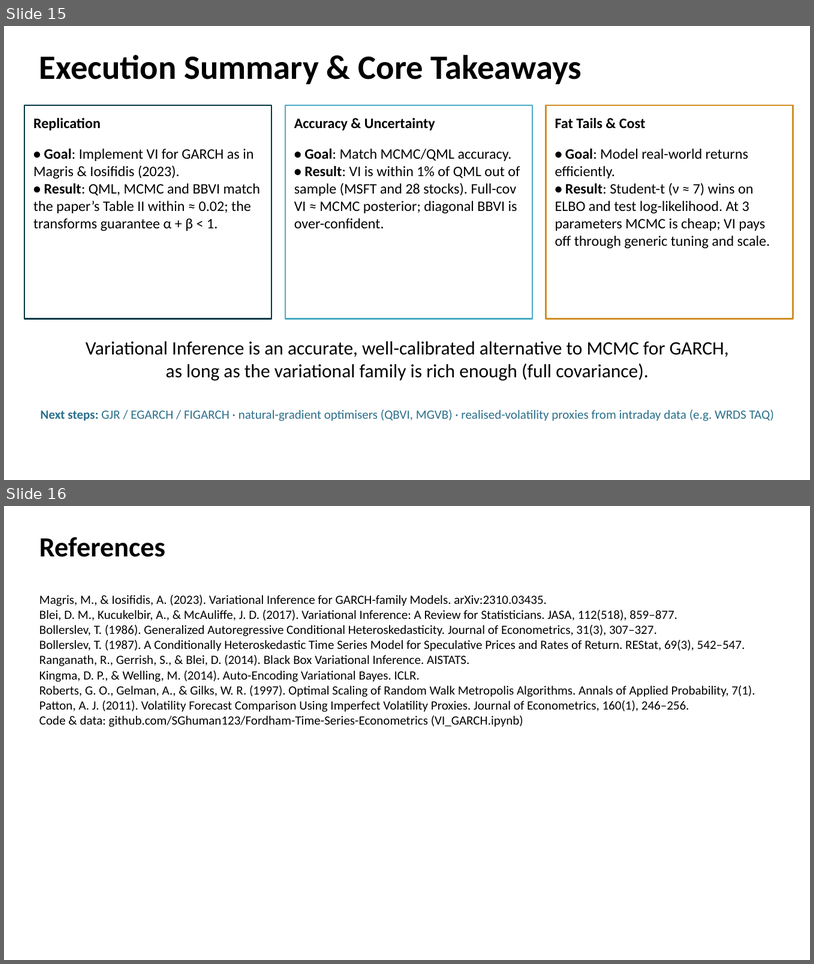
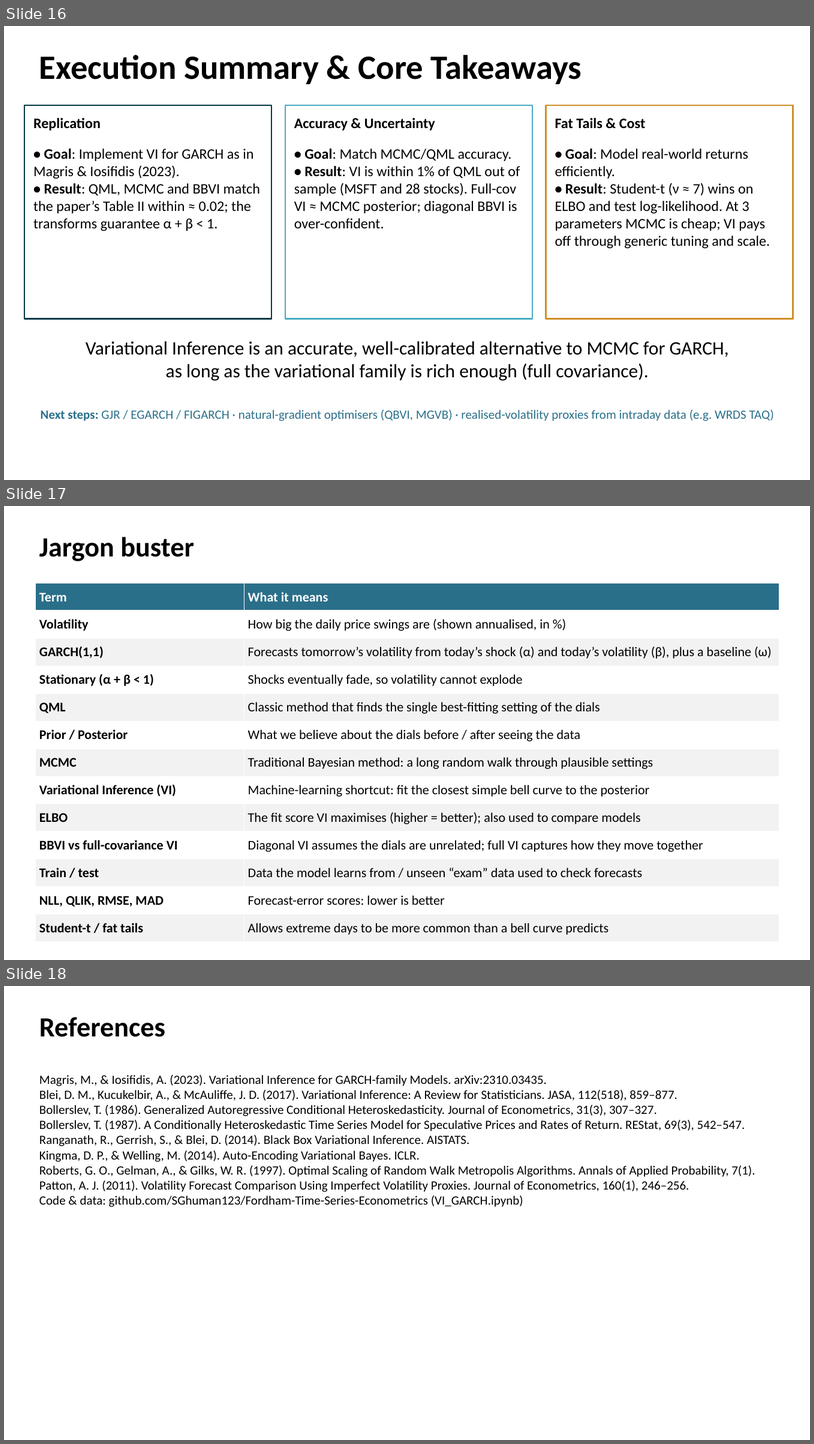
Before and after one commit to SGhuman123/Fordham-Time-Series-Econometrics, a slide deck: slides/Scalable_Bayesian_Volatility.pptx. Shown one above the other, each under a label of ours: slides 15 and 16 before the commit, slides 16, 17 and 18 after it. The pictures are 814x964 and 814x1444 pixels, drawn with LibreOffice and Linux fonts; fonts in the diff are those of the drawing. Boxes give left, top, right and bottom in pixels: in the first picture for what was removed or moved away, otherwise in the second. Text is boxed around its words. In the diff, an @@ line names an element or a change of style, - is before the commit and + after.

```diff
--- a/slides/Scalable_Bayesian_Volatility.pptx
+++ b/slides/Scalable_Bayesian_Volatility.pptx
@@ slide 17 added at [4,506,810,960], background #FFFFFF @@
@@ text added at [39,537,194,561], 44 pt, text #000000, bold @@
+Jargon buster
@@ table added at [36,583,780,942], 13 rows, 2 columns @@
+Term | What it means
+Volatility | How big the daily price swings are (shown annualised, in %)
+GARCH(1,1) | Forecasts tomorrow’s volatility from today’s shock (α) and today’s volatility (β), plus a baseline (ω)
+Stationary (α + β < 1) | Shocks eventually fade, so volatility cannot explode
+QML | Classic method that finds the single best-fitting setting of the dials
+Prior / Posterior | What we believe about the dials before / after seeing the data
+MCMC | Traditional Bayesian method: a long random walk through plausible settings
+Variational Inference (VI) | Machine-learning shortcut: fit the closest simple bell curve to the posterior
+ELBO | The fit score VI maximises (higher = better); also used to compare models
+BBVI vs full-covariance VI | Diagonal VI assumes the dials are unrelated; full VI captures how they move together
+Train / test | Data the model learns from / unseen “exam” data used to check forecasts
+NLL, QLIK, RMSE, MAD | Forecast-error scores: lower is better
+Student-t / fat tails | Allows extreme days to be more common than a bell curve predicts
@@ what was slide 15 is now slide 16 @@
@@ what was slide 16 is now slide 18 @@
```
Also in this commit, not shown: 11 slides changed, 1 other slide added, 7 other files.
